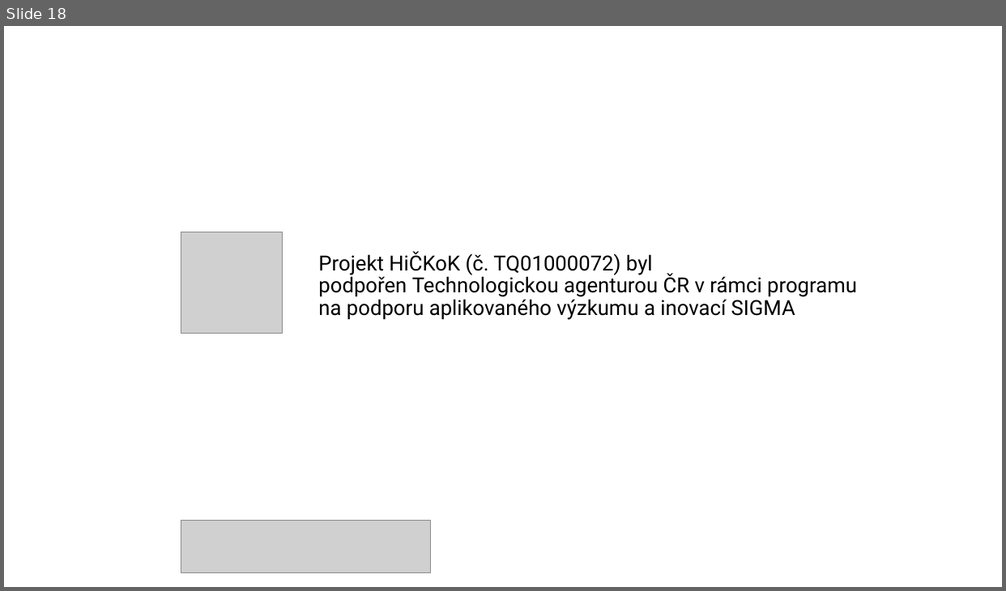
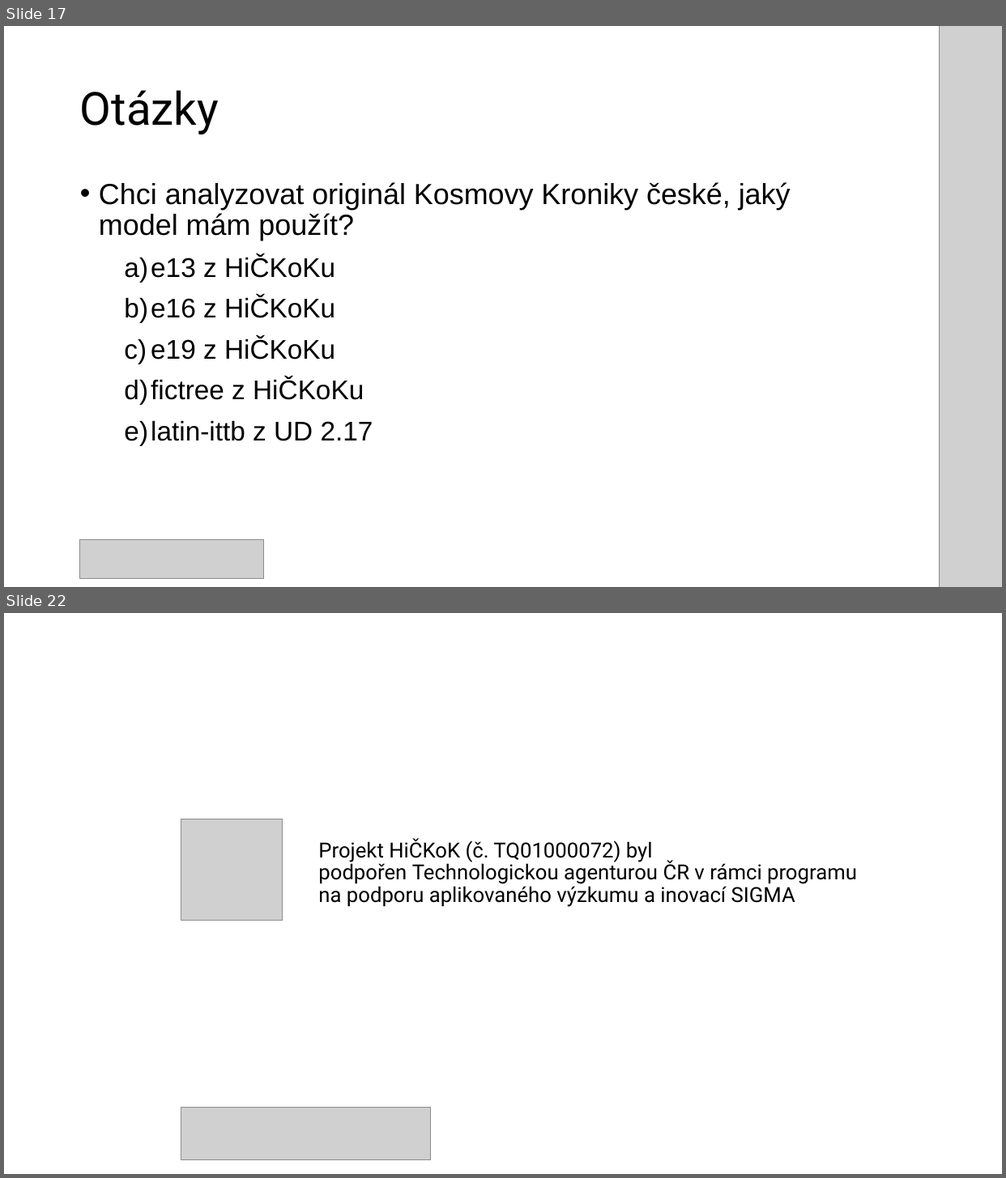
Before and after one commit to ufal/hickok, a slide deck: doc/elearning/hickok_jazykove_modely.odp. Shown one above the other, each under a label of ours: slide 18 before the commit, slides 17 and 22 after it; the slides between them are not shown. The pictures are 1006x591 and 1006x1178 pixels, drawn with LibreOffice and Linux fonts; fonts in the diff are those of the drawing; grey boxes stand for pictures; background and template pictures are left out. Boxes give left, top, right and bottom in pixels: in the first picture for what was removed or moved away, otherwise in the second. Text is boxed around its words. In the diff, an @@ line names an element or a change of style, - is before the commit and + after.

Commit message:
Prezentace je téměř hotová.
Čeká se na zobrazení hičkokových modelů ve webové službě UDPipe.

```diff
--- a/doc/elearning/hickok_jazykove_modely.odp
+++ b/doc/elearning/hickok_jazykove_modely.odp
@@ slide 17 added at <box>4,26,1002,587</box>, background #FFFFFF @@
@@ picture added at <box>939,26,1002,587</box> @@
@@ title added at <box>80,90,219,135</box>, 44 pt, text #000000 @@
+Otázky
@@ text added at <box>99,182,791,446</box>, 26 pt, text #000000 @@
+• Chci analyzovat originál Kosmovy Kroniky české, jaký model mám použít?
+  a) e13 z HiČKoKu
+  b) e16 z HiČKoKu
+  c) e19 z HiČKoKu
+  d) fictree z HiČKoKu
+  e) latin-ittb z UD 2.17
@@ picture added at <box>79,540,263,578</box> @@
@@ what was slide 18 is now slide 22 @@
```
Also in this commit, not shown: 1 slide changed, 4 other slides added, 1 slide removed, 1 other file.
